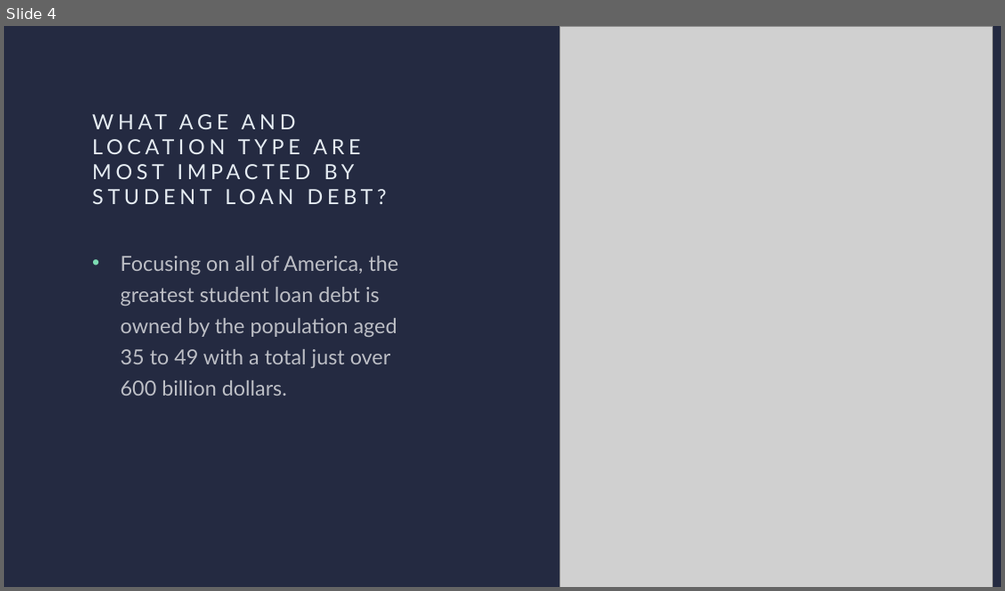
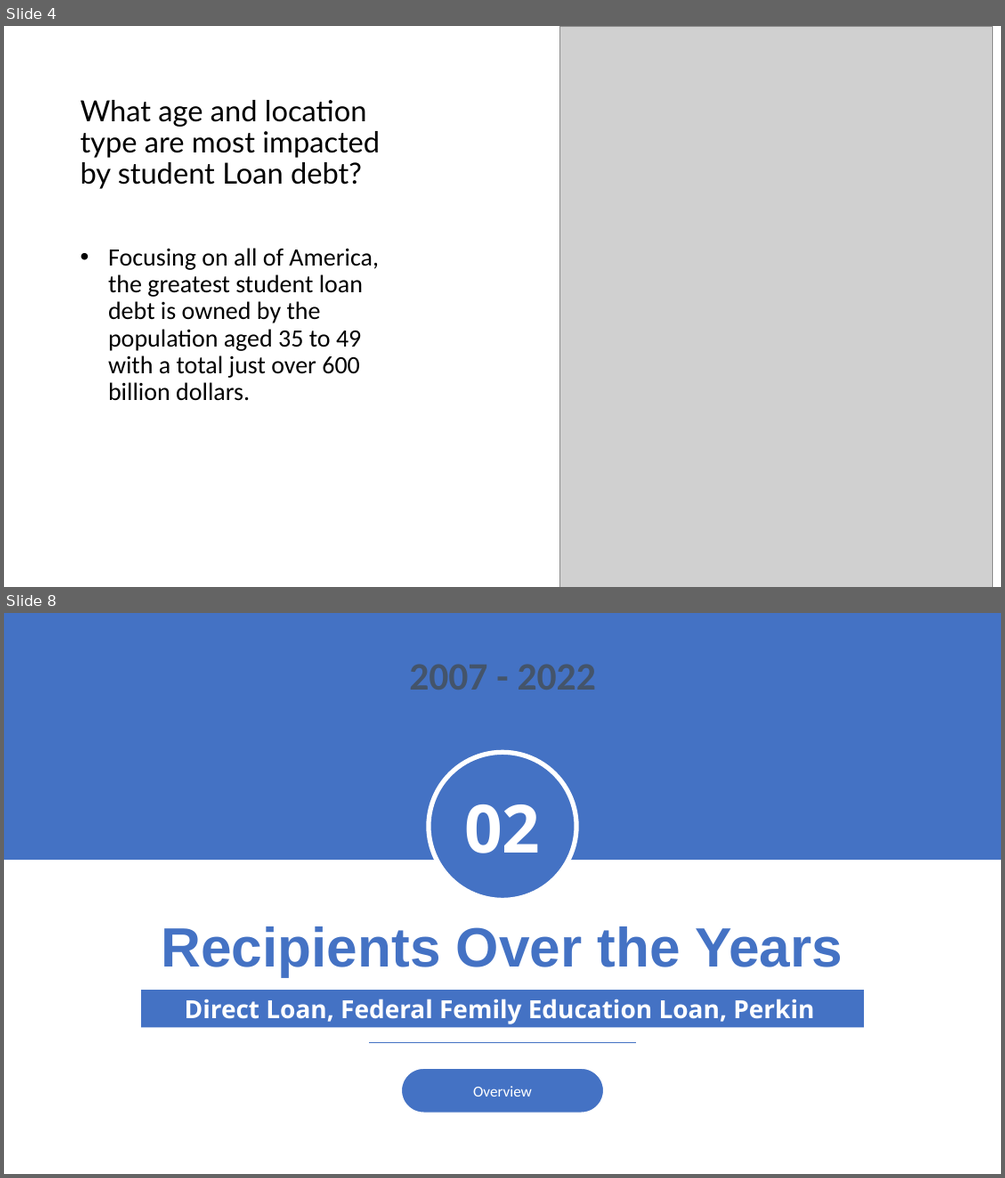
Before and after one commit to Marisauc/Project-1-Team-9, a slide deck: Project_1_Stutdent_Loan_Analysis.pptx. Shown one above the other, each under a label of ours: slide 4 before the commit, slides 4 and 8 after it; the slides between them are not shown. The pictures are 1005x591 and 1005x1178 pixels, drawn with LibreOffice and Linux fonts; fonts in the diff are those of the drawing; grey boxes stand for pictures. Boxes give left, top, right and bottom in pixels: in the first picture for what was removed or moved away, otherwise in the second. Text is boxed around its words. In the diff, an @@ line names an element or a change of style, - is before the commit and + after.

```diff
--- a/Project_1_Stutdent_Loan_Analysis.pptx
+++ b/Project_1_Stutdent_Loan_Analysis.pptx
@@ slide 8 added at [4,613,1001,1174], background #FFFFFF @@
@@ rectangle added at [4,613,1001,859], fill #4472C4 @@
@@ ellipse added at [429,752,577,900], fill #4472C4, outline #FFFFFF 4.5 pt, 64 pt, text #FFFFFF, bold @@
+02
@@ text added at [161,926,842,977], 53.3 pt, text #4472C4, bold @@
+Recipients Over the Years
@@ rectangle added at [141,989,864,1027], fill #4472C4, 24 pt, text #FFFFFF, bold @@
+Direct Loan, Federal Femily Education Loan, Perkin
@@ line added from (369, 1043) to (636, 1043), #4472C4 0.5 pt @@
@@ rounded rectangle added at [401,1069,603,1112], fill #4472C4, outline #FFFFFF 1 pt, 14.7 pt, text #FFFFFF @@
+Overview
@@ slide 4 changed as well @@
@@ background #242A41 to #FFFFFF @@
@@ title "What age and location type ..." at [81,100,380,189]: vertical alignment top to bottom @@
@@ title at [81,100,380,189]: text changed; size 20 to 28 pt; text colour #E6EDF3 to #000000 @@
-WHAT AGE AND LOCATION TYPE ARE MOST IMPACTED BY STUDENT LOAN DEBT?
+What age and location type are most impacted by student Loan debt?
@@ text "Focusing on all of America, ...": place and size @@
-text "Focusing on all of America, ..." at [121,256,399,395]
+text "Focusing on all of America, ..." at [108,248,379,401]
@@ text "Focusing on all of America, ..." at [108,248,379,401]: size 20 to 24 pt, font Lato to Calibri, text colour #FFFFFF at 70% opacity to #000000; line spacing 1.25 to 0.9 @@
```
Also in this commit, not shown: 4 other slides changed, 6 other slides added.
